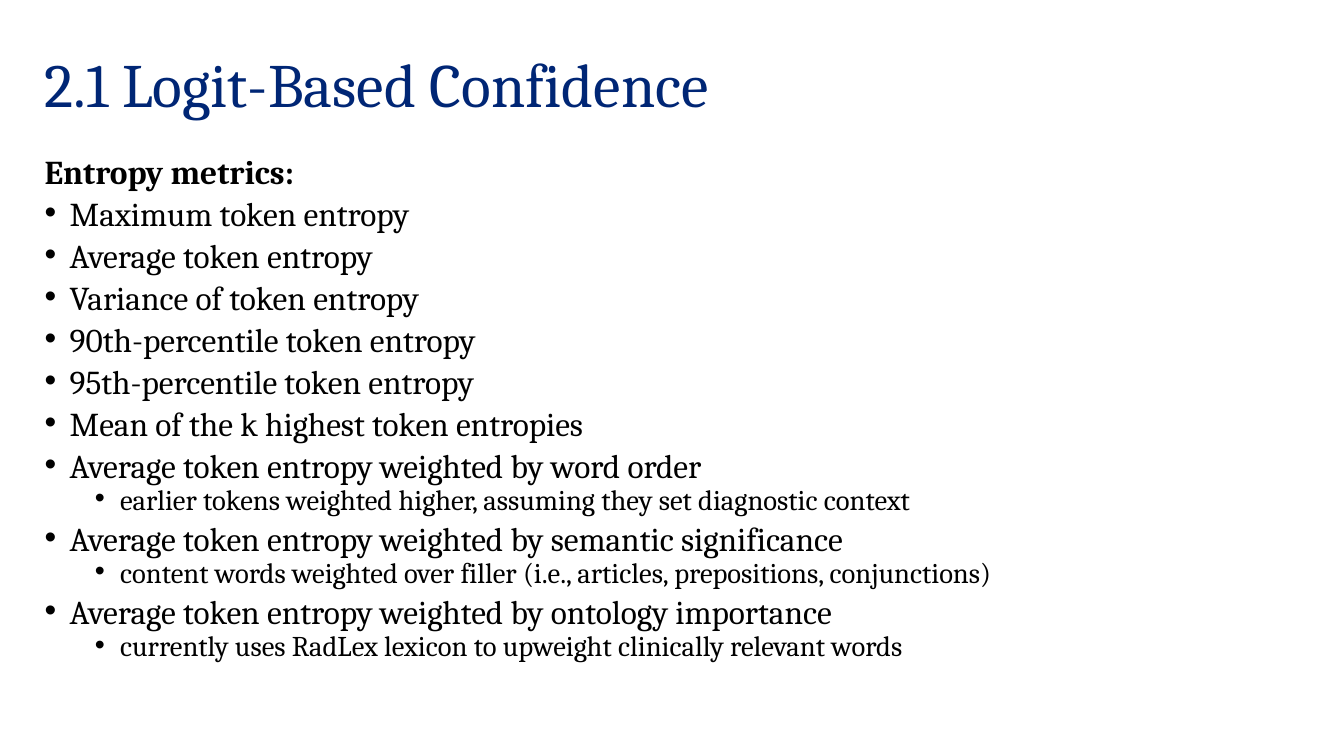
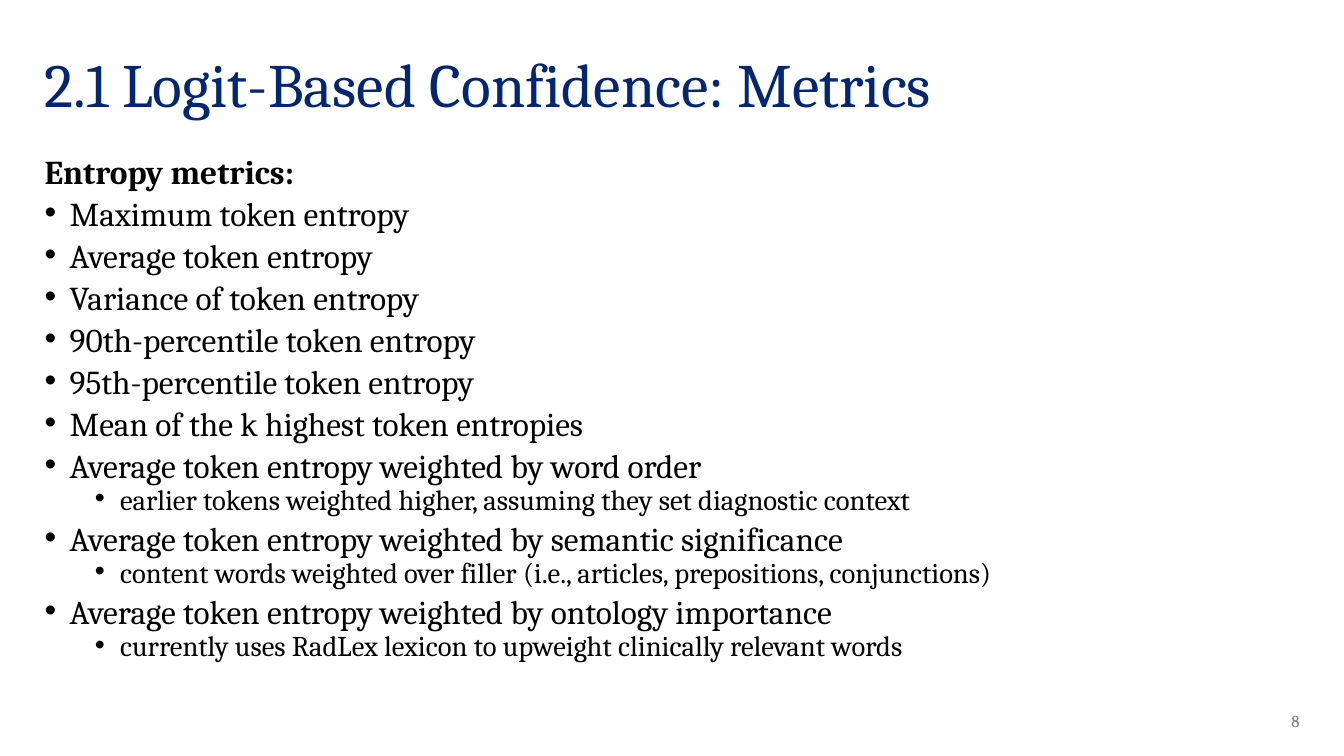
Before and after one commit to sarapohland/radiology_confidence, a slide deck: slide 8 of docs/results.pptx (slide 9 before the commit). Drawn at 1344x756 pixels with LibreOffice and Linux fonts; fonts in the diff are those of the drawing; background and template pictures are left out. Boxes give left, top, right and bottom in pixels: in the first picture for what was removed or moved away, otherwise in the second. Text is boxed around its words. In the diff, an @@ line names an element or a change of style, - is before the commit and + after.

```diff
--- a/docs/results.pptx
+++ b/docs/results.pptx
@@ title at (45, 63, 931, 120): text changed @@
-2.1 Logit-Based Confidence
+2.1 Logit-Based Confidence: Metrics
@@ page number added at (1291, 716, 1299, 727), 12 pt, text #797979 @@
+8
```
Also in this commit, not shown: 24 other slides changed, 13 slides added, 1 slide removed, 58 other files.
